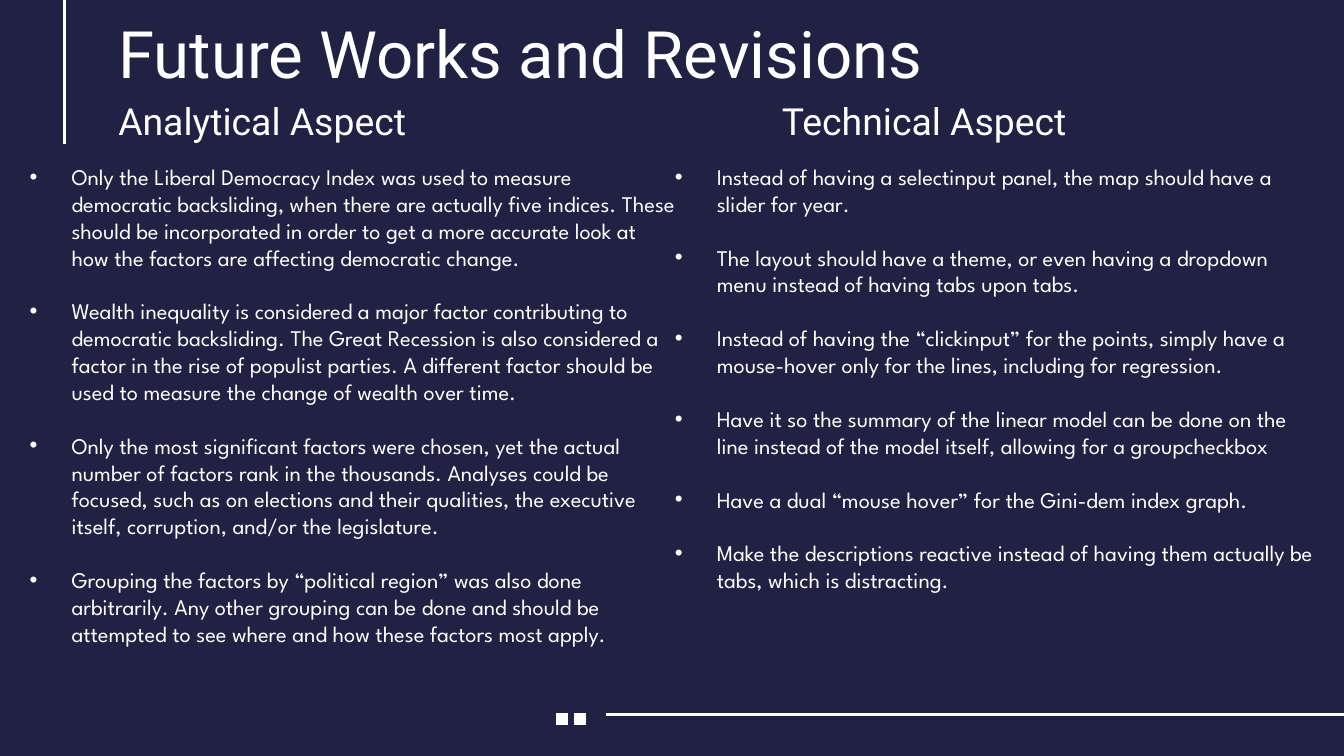
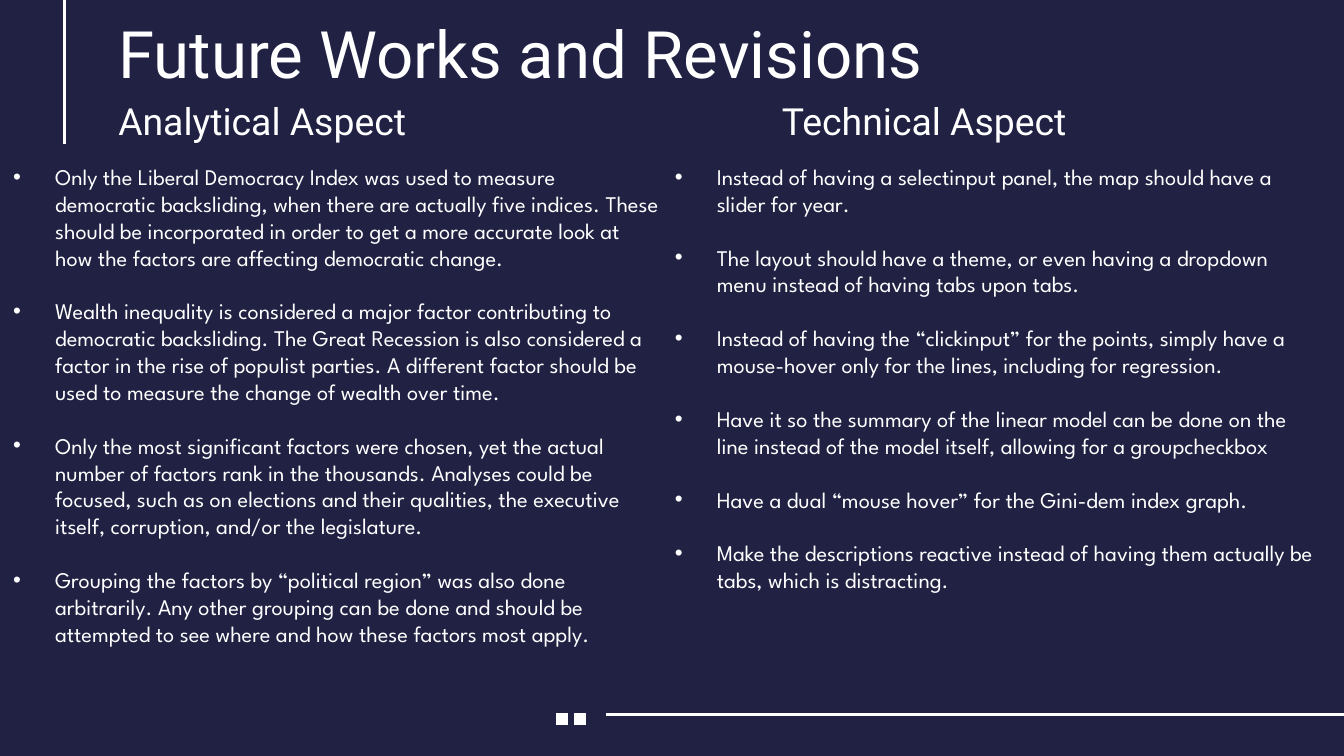
Before and after one commit to dimmediato/R_Project, a slide deck: slide 17 of PowerPoint/R_Project_Presentation.pptx. Drawn at 1344x756 pixels with LibreOffice and Linux fonts; fonts in the diff are those of the drawing; background and template pictures are left out. Boxes give left, top, right and bottom in pixels: in the first picture for what was removed or moved away, otherwise in the second. Text is boxed around its words. In the diff, an @@ line names an element or a change of style, - is before the commit and + after.

```diff
--- a/PowerPoint/R_Project_Presentation.pptx
+++ b/PowerPoint/R_Project_Presentation.pptx
@@ text "Only the Liberal Democracy Index ...": place and size @@
-text "Only the Liberal Democracy Index ..." at bbox=[72, 169, 675, 647]
+text "Only the Liberal Democracy Index ..." at bbox=[55, 169, 659, 647]
```
Also in this commit, not shown: 3 other slides changed, 1 other file.
